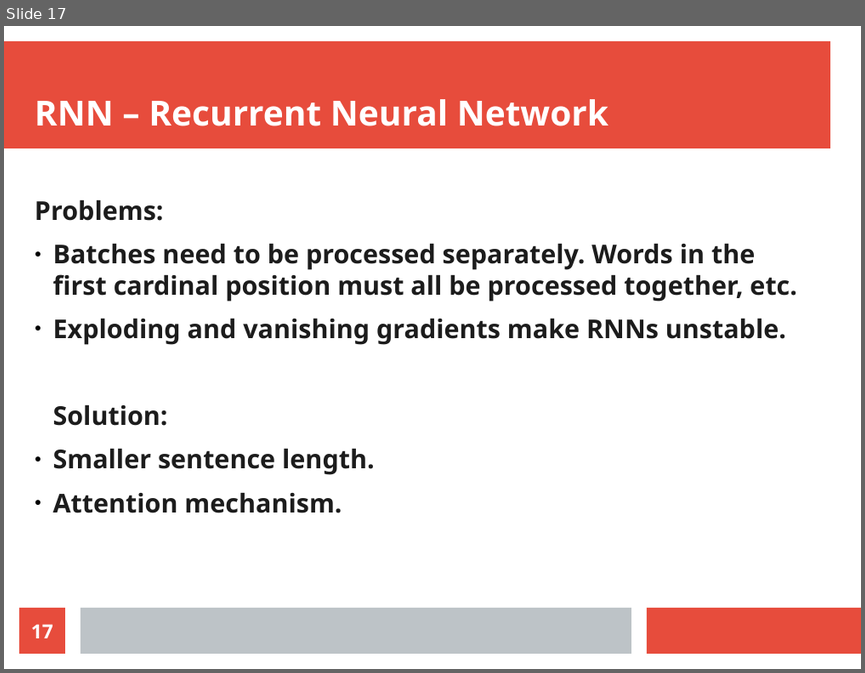
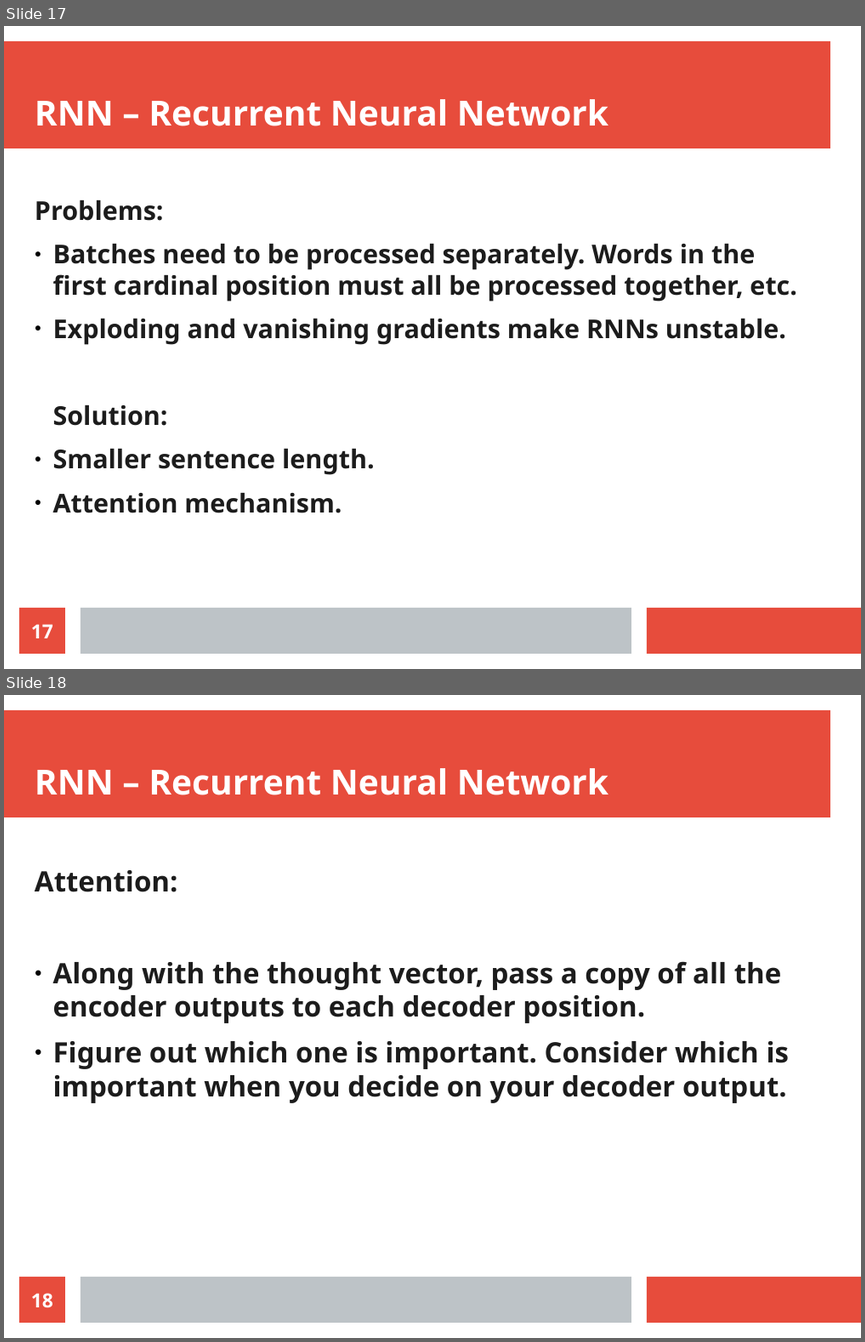
Before and after one commit to radiodee1/liebman_spring20, a slide deck: pdf/thesis_presentation.odp. Shown one above the other, each under a label of ours: slide 17 before the commit, slides 17 and 18 after it. The pictures are 865x673 and 865x1342 pixels, drawn with LibreOffice and Linux fonts; fonts in the diff are those of the drawing. Boxes give left, top, right and bottom in pixels: in the first picture for what was removed or moved away, otherwise in the second. Text is boxed around its words. In the diff, an @@ line names an element or a change of style, - is before the commit and + after.

Commit message:
pdf

```diff
--- a/pdf/thesis_presentation.odp
+++ b/pdf/thesis_presentation.odp
@@ slide 18 added at [4, 695, 861, 1338], background #FFFFFF; not listed: 3 template elements that a slide beside it also shows @@
@@ title added at [35, 768, 608, 795], 32 pt, text #FFFFFF, bold @@
+RNN – Recurrent Neural Network
@@ text added at [35, 870, 789, 1103], 26 pt, text #1C1C1C, bold @@
+Attention:
+● Along with the thought vector, pass a copy of all the encoder outputs to each decoder position.
+● Figure out which one is important. Consider which is important when you decide on your decoder output.
@@ page number added at [19, 1276, 65, 1322], fill #E74C3C, 18 pt, text #FFFFFF, bold @@
+18
```
